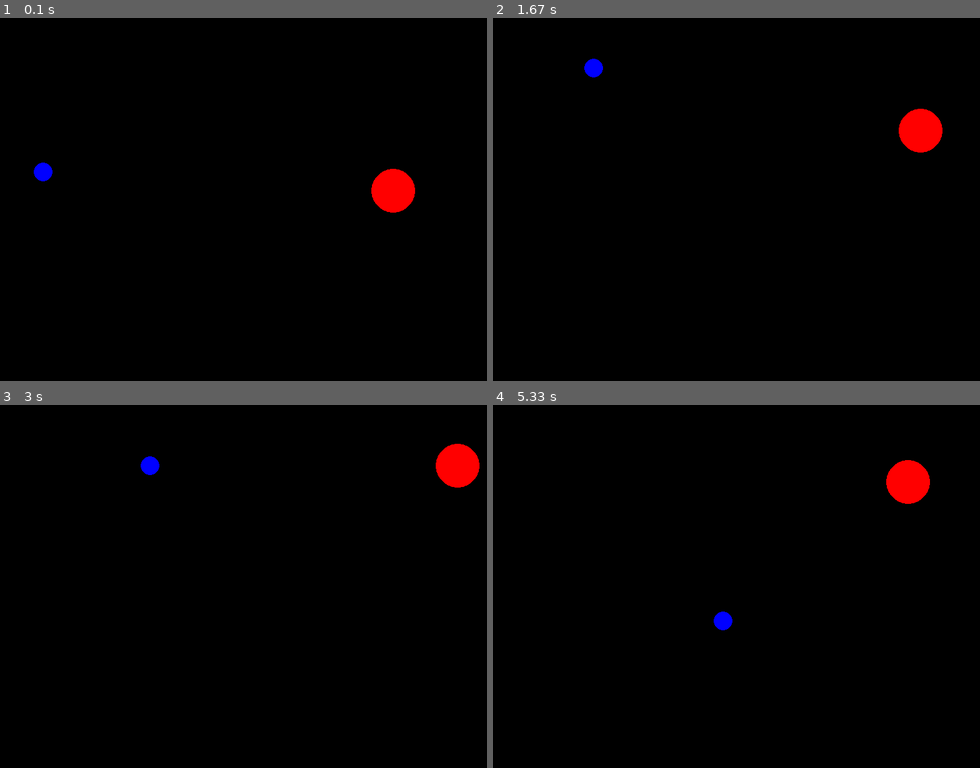
Above: before the commit, frames 1-4 (two rows, left to right).
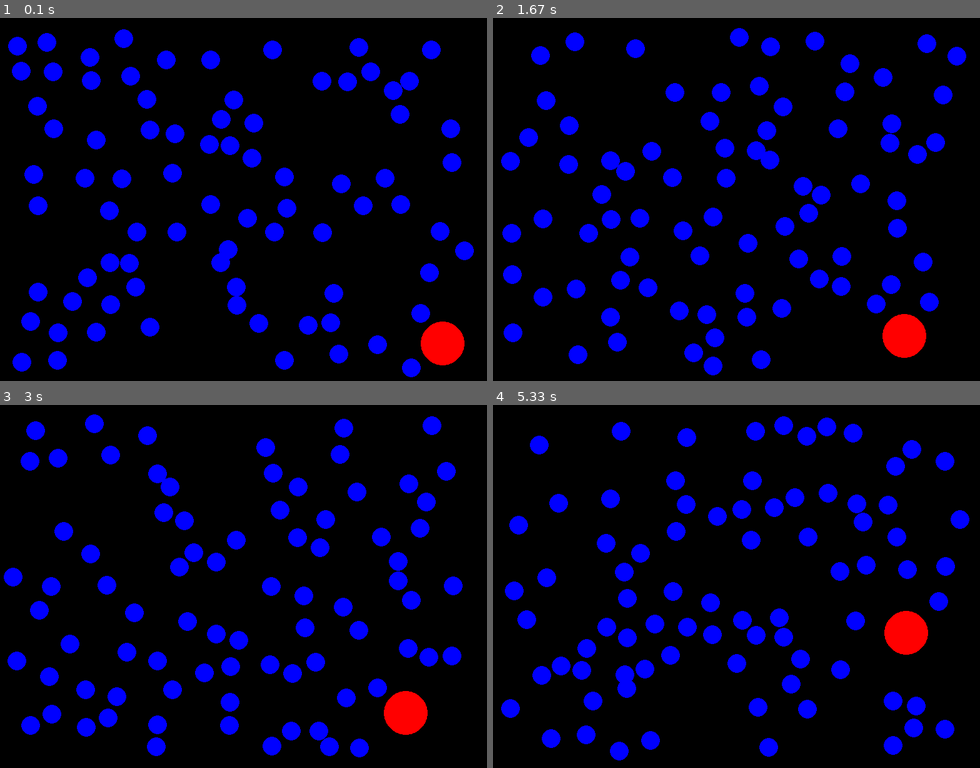
Above: after the commit, the same moments.

Repository: SarthakNarayan/Pygame
Game: pygame game, started from SimulationNoForceCalc.py
The game is run twice, just before and just after one commit, with the same random seed, the same clock (stepped at 60 frames per second) and the same inputs.
Inputs:
- Up to frame 1 (0.1 s): no input
- Up to frame 2 (1.67 s): no input
- Up to frame 3 (3 s): no input
- Up to frame 4 (5.33 s): no input

The runs differ from the first frame. In frame 1, 14% of the frame differs, in the area x 1-98%, y 3-99%; in frame 2, 14%; in frame 3, 14%; in frame 4, 14%, in the area x 1-98%, y 3-98%.

Commit message:
Randomness added to simulation

Diff:
--- a/SimulationNoForceCalc.py
+++ b/SimulationNoForceCalc.py
@@ -1,14 +1,18 @@
 import pygame
 from pygame.locals import *
 import random, math, sys
+import numpy as np
 pygame.init()
 
+# width and height of the frame
 width = 800
 height = 600
+
+# initializing the frame
 Surface = pygame.display.set_mode((width,height))
 clock = pygame.time.Clock()
+Circles = []
 
-Circles = []
 class Circle:
     def __init__(self):
         # radius of the ball
@@ -16,28 +20,37 @@
         # Random area of spawning but making sure that it is within the area
         self.x = random.randint(self.radius, width-self.radius-10)
         self.y = random.randint(self.radius, height-self.radius-10)
-        # assigning mass based on
+        # assigning mass based on radius
+        self.mass = math.sqrt(self.radius)/2
+        # scaling down speeds based on the mass of the particle and giving it a random value
+        self.speedx = 1*(random.random()+1.0)/self.mass
+        self.speedy = 1*(random.random()+1.0)/self.mass
+
+# Same class as circle but with different mass
+class BigCircle:
+    def __init__(self):
+        self.radius = 35
+        # self.x = random.randint(self.radius, width-self.radius-10)
+        # self.y = random.randint(self.radius, height-self.radius-10)
+        self.x = 750
+        self.y = 50
         self.mass = math.sqrt(self.radius)/2
         self.speedx = 1*(random.random()+1.0)/self.mass
         self.speedy = 1*(random.random()+1.0)/self.mass
 
-class BigCircle:
-    def __init__(self):
-        self.radius = 35
-        self.x = random.randint(self.radius, width-self.radius-10)
-        self.y = random.randint(self.radius, height-self.radius-10)
-        self.mass = math.sqrt(self.radius)/2
-        self.speedx = 1*(random.random()+1.0)/self.mass
-        self.speedy = 1*(random.random()+1.0)/self.mass
+# no of small or large circles required in simulation
+no_of_small_circles = 80
+no_of_large_circles = 1
 
-no_of_small_circles = 1
-no_of_large_circles = 1
+# Creating small circles
 for _ in range(no_of_small_circles):
     Circles.append(Circle())
 
+# Creating big circles
 for _ in range(no_of_large_circles):
     Circles.append(BigCircle())
 
+# Function for circle collision
 def CircleCollide(C1,C2):
     C1Speed = math.sqrt((C1.speedx**2)+(C1.speedy**2))
     XDiff = -(C1.x-C2.x)
@@ -76,33 +89,74 @@
         YSpeed = C1Speed*math.sin(math.radians(Angle))
     C1.speedx = XSpeed
     C1.speedy = YSpeed
+
+# Move function
 def Move():
-    for Circle in Circles:
-        Circle.x += Circle.speedx * random.random()
-        Circle.y += Circle.speedy
-        # if (Circle.x + Circle.radius) >= width:
-        #     for i in range (200):
-        #         Circle.x -=Circle.speedx
-        # if (Circle.x - Circle.radius) <= 0:
-        #     for i in range (200):
-        #         Circle.x +=Circle.speedx
-        # if (Circle.y + Circle.radius) >= height:
-        #     for i in range (200):
-        #         Circle.y -=Circle.speedy
-        # if (Circle.y - Circle.radius) <= 0:
-        #     for i in range (200):
-        #         Circle.y +=Circle.speedy
+    for i,Circle in enumerate(Circles):
+
+        if Circle.x > 700 or Circle.x < 100 or Circle.y > 500 or Circle.y < 100:
+            Circle.x += 3*Circle.speedx
+            Circle.y += 3*Circle.speedy
+        else:
+            Circle.x += 2*Circle.speedx + np.random.normal(0,3,1)[0]
+            Circle.y += 2*Circle.speedy + np.random.normal(0,3,1)[0]
 
 
+        # (0,0) is at the bottom left corner instead of the top
+        left_limit_x = Circle.x - Circle.radius
+        right_limit_x = Circle.x + Circle.radius
+        up_limit_y = Circle.y + Circle.radius
+        down_limit_y = Circle.y - Circle.radius
+
+        # use the commented logic if you want the smaller particles to disappear after the condition
+        # if i < no_of_small_circles:
+        #     if left_limit_x < 10 or right_limit_x > 790 or down_limit_y < 10 or up_limit_y > 590:
+        #         Circle.x = random.randint(Circle.radius, width-Circle.radius-10)
+        #         Circle.y = random.randint(Circle.radius, height-Circle.radius-10)
+
+        # else:
+        #     if left_limit_x < 20 :
+        #         print("1")
+        #         Circle.x = Circle.x + 20
+        #     elif right_limit_x > 780 :
+        #         print("2")
+        #         Circle.x = Circle.x - 20
+        #     elif up_limit_y > 580:
+        #         print("3")
+        #         Circle.y = Circle.y - 20
+        #     elif down_limit_y < 20:
+        #         print("4")
+        #         Circle.y = Circle.y + 20
+        #     else:
+        #         pass
+
+        if left_limit_x < 20 :
+            Circle.x = Circle.x + 20
+        elif right_limit_x > 780 :
+            Circle.x = Circle.x - 20
+        elif up_limit_y > 580:
+            Circle.y = Circle.y - 20
+        elif down_limit_y < 20:
+            Circle.y = Circle.y + 20
+        else:
+            pass
+
+
+# Function for collision detection
 def CollisionDetect():
-    for Circle in Circles:
-        if Circle.x-10 < Circle.radius or Circle.x > width-Circle.radius-10:    Circle.speedx *= -1
-        if Circle.y-10 < Circle.radius or Circle.y > height-Circle.radius-10:    Circle.speedy *= -1
-    for Circle in Circles:
+    global detected
+    for i,Circle in enumerate(Circles):
+        if Circle.x-30 < Circle.radius or Circle.x > width-Circle.radius-30:
+               Circle.speedx *= -1
+        if Circle.y-30 < Circle.radius or Circle.y > height-Circle.radius-30:
+                Circle.speedy *= -1
+    for i,Circle in enumerate(Circles):
         for Circle2 in Circles:
             if Circle != Circle2:
                 if math.sqrt(  ((Circle.x-Circle2.x)**2)  +  ((Circle.y-Circle2.y)**2)  ) <= (Circle.radius+Circle2.radius):
                     CircleCollide(Circle,Circle2)
+
+# Function for drawing the circles
 def Draw():
     Surface.fill((0,0,0))
     for Circle in Circles[:-no_of_large_circles]:
@@ -110,6 +164,8 @@
     for Circle in Circles[-no_of_large_circles:]:
         pygame.draw.circle(Surface,(255,0,0),(int(Circle.x),int(height-Circle.y)),Circle.radius)
     pygame.display.flip()
+
+# Function for getting keyboard input
 def GetInput():
     keystate = pygame.key.get_pressed()
     for event in pygame.event.get():
@@ -120,12 +176,14 @@
                 if event.key == pygame.K_q:
                     pygame.quit()
                     sys.exit()
+
 def main():
     while True:
         GetInput()
         Move()
         CollisionDetect()
         Draw()
-        clock.tick(1000)
+        clock.tick(100)
+
 if __name__ == '__main__':
     main()
